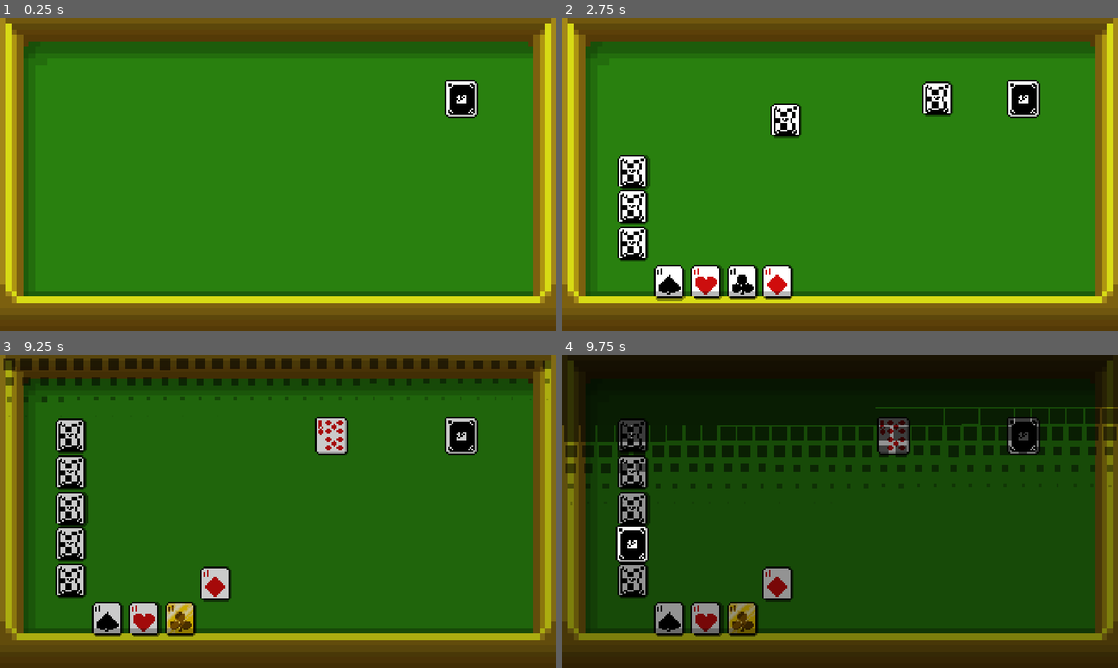
Above: before the commit, frames 1-4 (two rows, left to right).
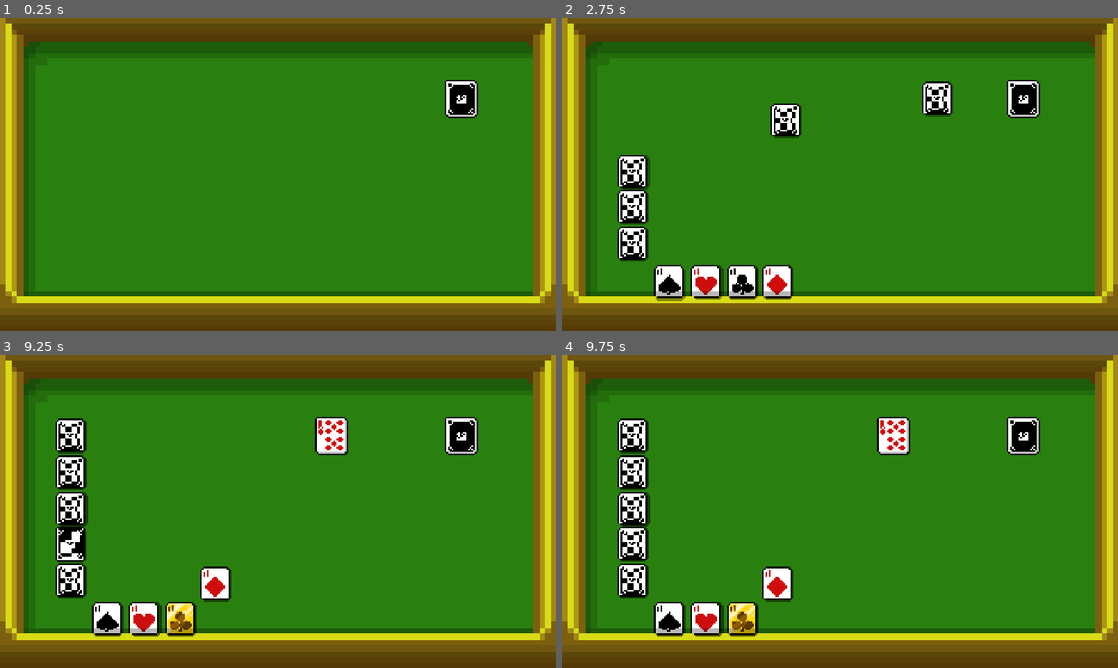
Above: after the commit, the same moments.

Repository: Kristerfer666/Riverhand
Game: Godot game, scene res://main.tscn
Same seed, same stepped clock (60 frames per second), same inputs: the game is played once before the commit and once after it.
Inputs (mouse positions are in pixels of both pictures, inside the frame that each line leads up to):
- Up to frame 1 (0.25 s): no input
- Up to frame 2 (2.75 s): tap Enter at 0.5 s; move the mouse to (962, 158) at 0.52 s; click (962, 158) at 0.67 s; tap Space at 1.25 s; drag from (728, 190) to (1023, 96) at 1.27 s; move the mouse to (834, 237) at 2.02 s; click (834, 237) at 2.17 s
- Up to frame 3 (9.25 s): drag from (183, 614) to (72, 542) at 2.77 s; drag from (144, 614) to (72, 505) at 3.52 s; drag from (111, 614) to (72, 470) at 4.27 s; move the mouse to (72, 577) at 5.02 s; click (72, 577) at 5.17 s; tap Enter at 5.75, 8.75 s; drag from (72, 542) to (111, 614) at 5.77 s; tap Space at 6.5 s; drag from (72, 505) to (461, 433) at 6.52 s; drag from (72, 470) to (72, 577) at 7.27 s; move the mouse to (72, 433) at 8.02 s; click (72, 433) at 8.17 s; drag from (333, 433) to (72, 542) at 8.77 s
- Up to frame 4 (9.75 s): move the mouse to (1006, 558) at 9.52 s; click (1006, 558) at 9.67 s

Frames 1-2 are identical in both runs. In frame 3, 77% of the frame differs, in the area x 0-100%, y 0-93%; in frame 4, 97%, in the area x 0-100%, y 0-100%.

Commit message:
relimited gold selection box appear times

Diff:
--- a/DealerMind.gd
+++ b/DealerMind.gd
@@ -13,12 +13,14 @@
 var player_hand
 
 var deck_ref
+var gamemaster_ref
 
 # =====================
 # READY
 # =====================
 func _ready() -> void:
 	deck_ref = get_node("Deck")
+	gamemaster_ref = $"../GameMaster"
 	screen_size = get_viewport_rect().size
 	player_hand = $"../Hand"
 	$"../Inputmind".left_mouse_button_released.connect(_on_mouse_released)
@@ -87,7 +89,7 @@
 		tween.parallel().tween_property(shade, "modulate:a", 0.2, 0.3)
 		#tween.parallel().tween_property(shade, "scale", Vector2(base_scale - 0.1, base_scale - 0.1), 0.3)
 		tween.parallel().tween_property(shade, "position:y", body.position.y + 13, 0.4)
-		if card.ace && !$"../Deck".clickable:
+		if card.ace && gamemaster_ref.chosing_ace:
 			tween.parallel().tween_property(card.get_node("Body/GoldSelection"), "modulate:a", 1, 0.4)
 		card.z_index = 2
 	else:
--- a/GameMaster.gd
+++ b/GameMaster.gd
@@ -8,8 +8,8 @@
 var AOC_pos
 var AOD_pos
 
-var podium = ["AOD", "AOS", "AOC"]
-#var podium = []
+#var podium = ["AOD", "AOS", "AOC"]
+var podium = []
 var all_initial: Array = []
 
 var player_ace
@@ -23,6 +23,7 @@
 var any_move
 var degrade_suit
 var transition_started = false
+var chosing_ace = false
 
 # Called when the node enters the scene tree for the first time.
 func _ready() -> void:
@@ -182,6 +183,7 @@
 func select_ace(ace):
 	player_ace = "AO" + ace.suit_to_letter()
 	ace.anim_gold()
+	chosing_ace = false
 	deck_ref.clickable = true
 
 #func start_transition():
--- a/deck.gd
+++ b/deck.gd
@@ -140,6 +140,7 @@
 		$"../Dealermind".add_child(new_card)
 		animate_initial_card_tp(new_card, new_position)
 		await get_tree().create_timer(0.1).timeout
+	gamemaster_ref.chosing_ace = true
 	#clickable = true
 
 
